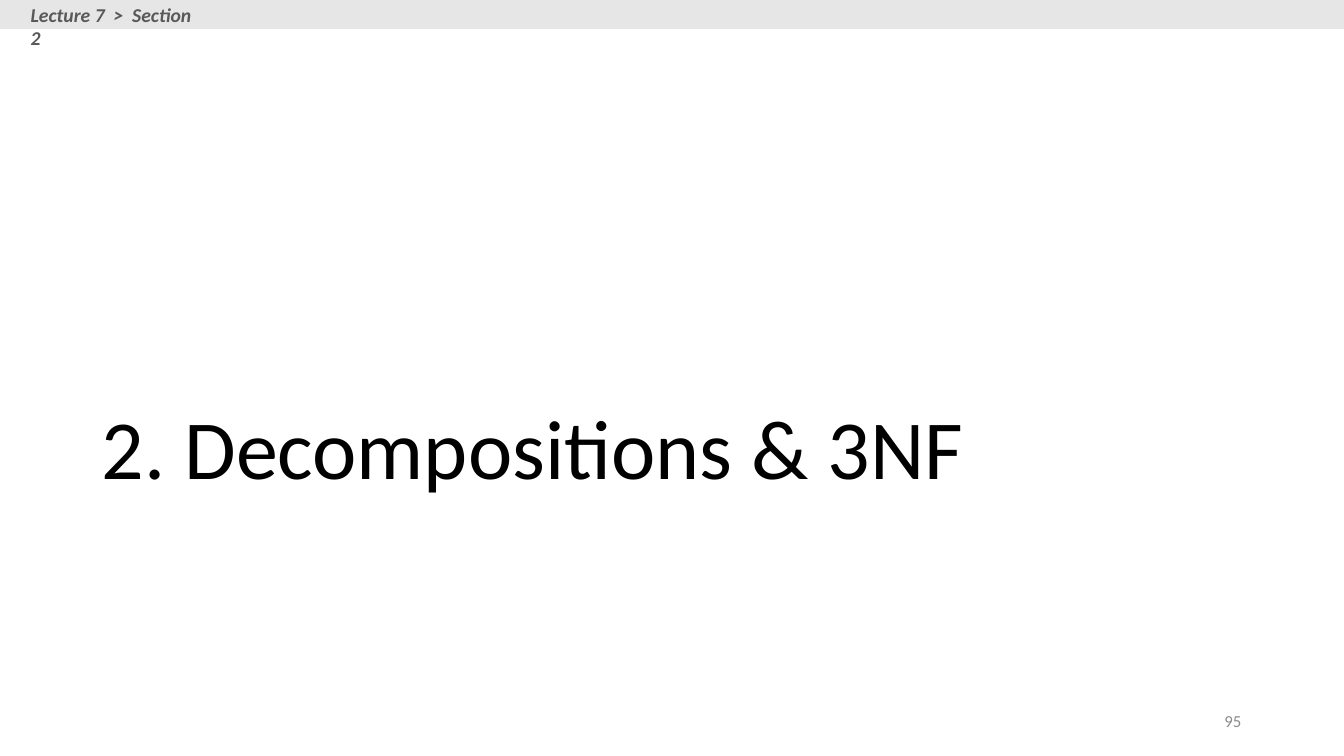
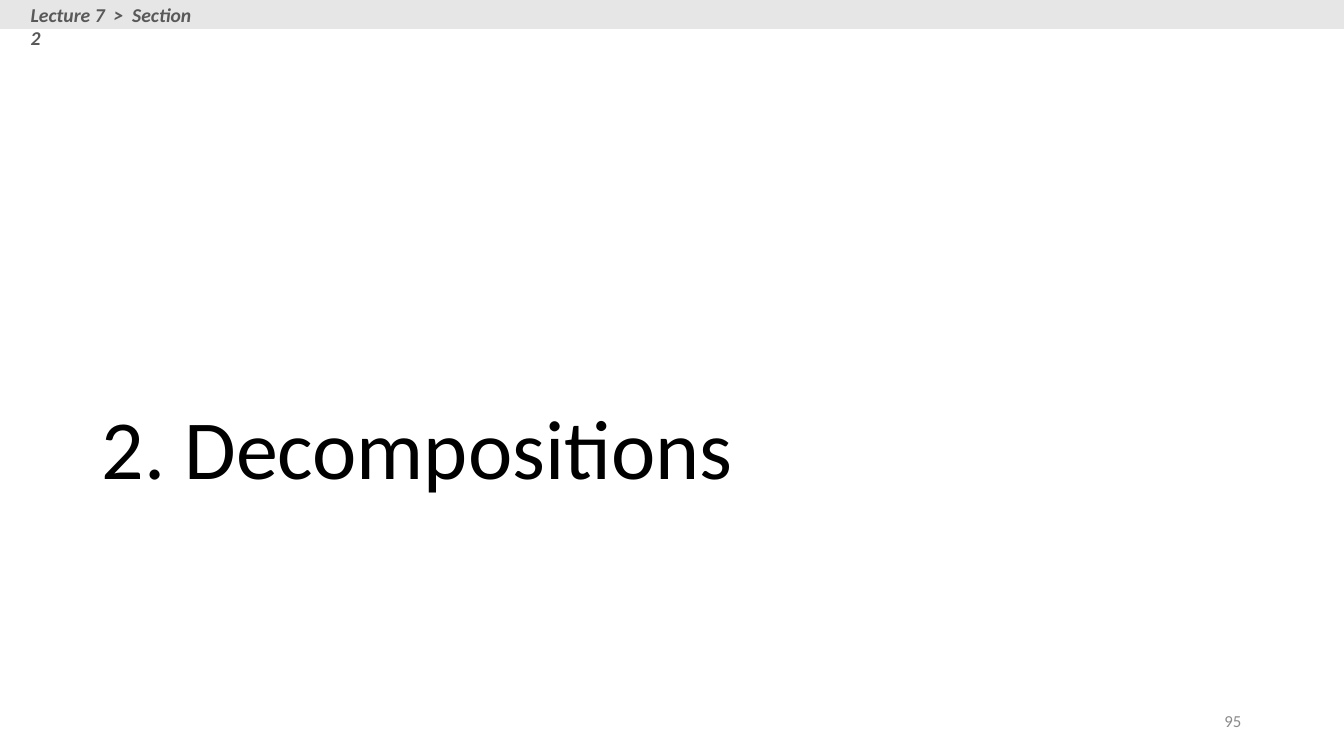
Before and after one commit to XIEQ/cs145-notebooks, a slide deck: slide 95 of lecture-5-7/Lecture_5_7_DB_Design.pptx. Drawn at 1344x756 pixels with LibreOffice and Linux fonts; fonts in the diff are those of the drawing. Boxes give left, top, right and bottom in pixels: in the first picture for what was removed or moved away, otherwise in the second. Text is boxed around its words. In the diff, an @@ line names an element or a change of style, - is before the commit and + after.

Commit message:
Changed activity 7-2 to lossy decomp, removed 3NF from 7

```diff
--- a/lecture-5-7/Lecture_5_7_DB_Design.pptx
+++ b/lecture-5-7/Lecture_5_7_DB_Design.pptx
@@ title at bbox=[102, 421, 732, 493]: text changed @@
-2. Decompositions & 3NF
+2. Decompositions
```
Also in this commit, not shown: 9 other slides changed, 1 slide added, 6 slides removed, 4 other files.
